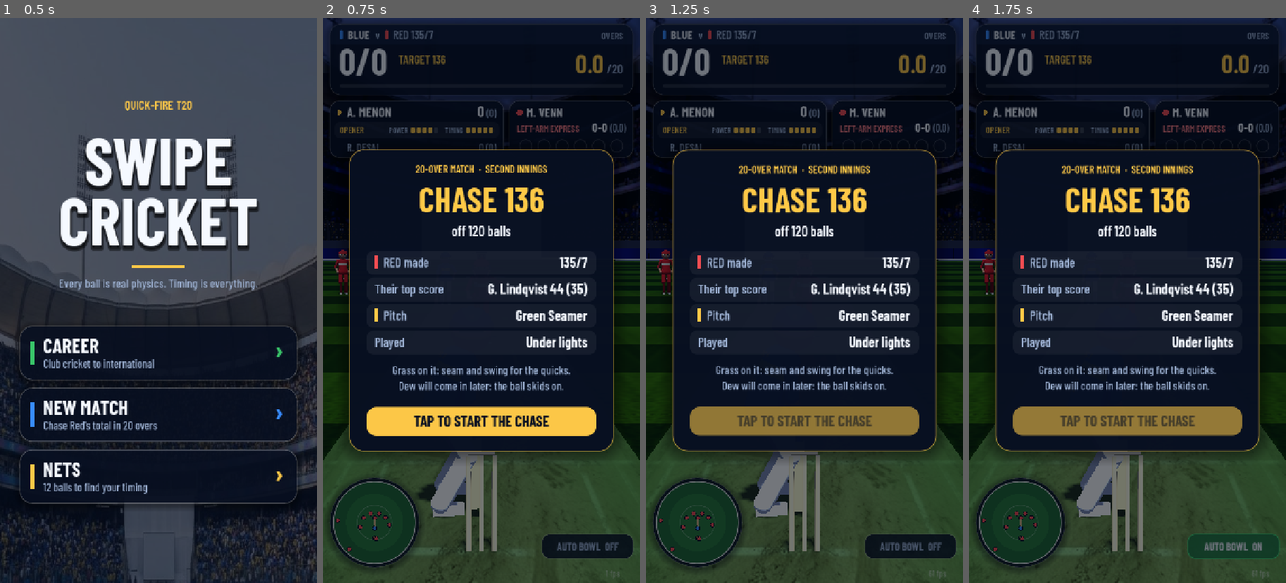
Above: before the commit, frames 1-4 (left to right).
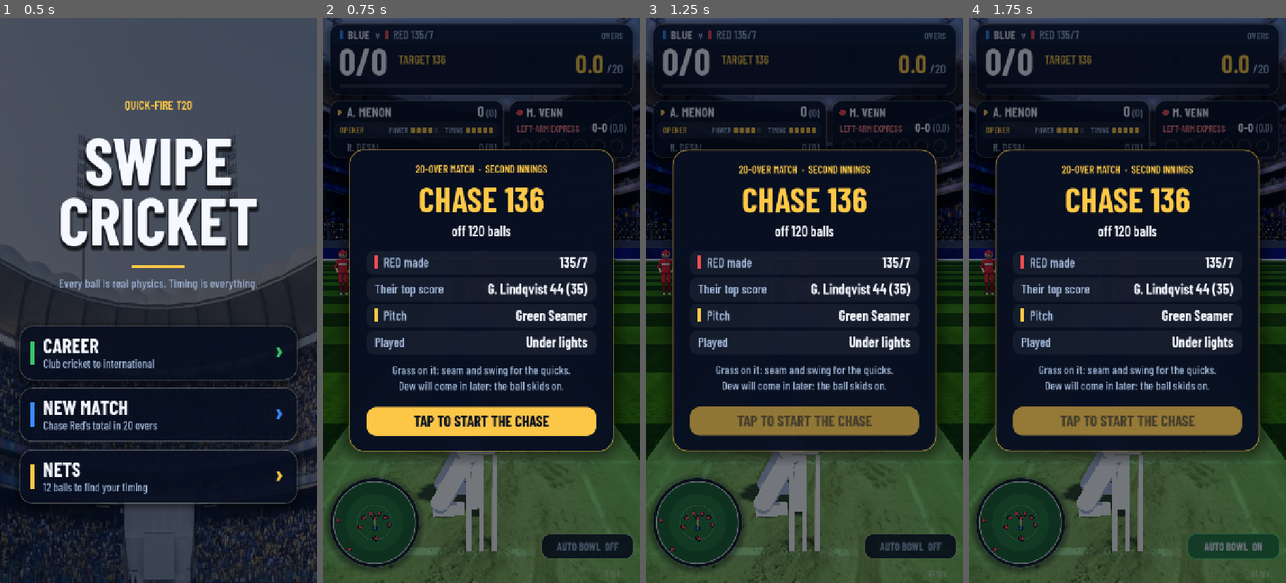
Above: after the commit, the same moments.

Repository: sharuque-dotcom/swipe-cricket
Game: Godot game, scene res://game/menu.tscn
Two runs of this game, one before a commit and one after it. Both use one fixed random seed, a clock stepped at 60 frames per second and the inputs below.
Inputs:
- Up to frame 1 (0.5 s): no input
- Up to frame 2 (0.75 s): click "NEW MATCH" at 0.5 s
- Up to frame 3 (1.25 s): no input
- Up to frame 4 (1.75 s): click "AUTO BOWL OFF" at 1.25 s

Frame 1 is identical in both runs. In frame 2, 1.4% of the frame differs, in the area x 0-100%, y 0-95%; in frame 3, 1.4%; in frame 4, 1.4%.

Commit message:
White ball and black sight screen in matches; brighter night
- Matches use a white ball with a slight glow and a black sight screen, so the
  ball stands out by day and under lights; the nets keep the red ball
- Night lighting lifted: brighter ambient and floodlights, stands and far
  stand less dark

Co-Authored-By: Claude Opus 5.5 <noreply@anthropic.com>
Claude-Session: https://claude.ai/code/session_01WnQ5C6G6NnRxoX98Dirqit

Diff:
--- a/game/match_game.gd
+++ b/game/match_game.gd
@@ -115,6 +115,7 @@
 	phase = Phase.INTRO
 	hit_view_cap = 6.0
 	stadium.set_conditions(match_state.pitch, match_state.night)
+	set_ball_colour(true)
 	_field_over = -1
 	_scenes.clear()
 	_scene = {}
--- a/game/nets.gd
+++ b/game/nets.gd
@@ -121,7 +121,7 @@
 	sm.radial_segments = 16
 	sm.rings = 8
 	ball_node.mesh = sm
-	ball_node.material_override = Figure.mat(Color(0.78, 0.06, 0.08), 0.3)
+	set_ball_colour(false)
 	ball_node.visible = false
 	add_child(ball_node)
 	blob = _disc(0.09, Color(0, 0, 0, 0.38))
@@ -159,6 +159,18 @@
 	swipe.swipe_started.connect(_on_swipe_started)
 	swipe.swipe_moved.connect(hud.trail_points)
 	_new_session()
+
+## A match is played with a white ball (and a black sight screen); the nets with a red one.
+func set_ball_colour(white: bool) -> void:
+	var m := Figure.mat(Color(0.97, 0.97, 0.94) if white else Color(0.78, 0.06, 0.08), 0.3)
+	if white:
+		# A touch of glow so it reads against the crowd and the pitch, day or night.
+		m.emission_enabled = true
+		m.emission = Color(1, 1, 1)
+		m.emission_energy_multiplier = 0.35
+	ball_node.material_override = m
+	if stadium != null:
+		stadium.set_white_ball(white)
 
 func _disc(radius: float, c: Color, hole: float = 0.0) -> MeshInstance3D:
 	var mi := MeshInstance3D.new()
--- a/world/stadium.gd
+++ b/world/stadium.gd
@@ -10,6 +10,7 @@
 var _pitch_mat: ShaderMaterial
 var _backdrop_mat: ShaderMaterial
 var _lights: Array[Node3D] = []
+var sight_screen: MeshInstance3D
 
 func build() -> void:
 	_sky()
@@ -167,8 +168,8 @@
 	_band(93.0, 29.0, 104.0, 27.5, _flat(Color(0.34, 0.38, 0.46)))
 	_band(99.0, 0.0, 99.0, 28.0, _flat(Color(0.22, 0.25, 0.33)))
 	_backdrop()
-	# Sight screen behind the bowler.
-	_box(Vector3(14, 7, 0.4), Vector3(0, 3.5, Pitch.FIELD_CENTRE.z - 67.5), Color(0.95, 0.95, 0.95), 1.0)
+	# Sight screen behind the bowler: white for a red ball, black for a white one.
+	sight_screen = _box(Vector3(14, 7, 0.4), Vector3(0, 3.5, Pitch.FIELD_CENTRE.z - 67.5), Color(0.95, 0.95, 0.95), 1.0)
 
 ## Size and place of the stadium photo: a card standing just behind the far boards.
 ## Sized for the batting camera: it fills the view with roof, floodlights and two packed
@@ -205,15 +206,15 @@
 		_sky_mat.sky_top_color = Color(0.015, 0.025, 0.07)
 		_sky_mat.sky_horizon_color = Color(0.10, 0.12, 0.20)
 		_sky_mat.ground_horizon_color = Color(0.10, 0.12, 0.16)
-		_env.ambient_light_color = Color(0.52, 0.58, 0.78)
-		_env.ambient_light_energy = 0.5
+		_env.ambient_light_color = Color(0.62, 0.68, 0.85)
+		_env.ambient_light_energy = 0.75
 		_env.fog_light_color = Color(0.10, 0.12, 0.18)
 		_sun.rotation_degrees = Vector3(-72.0, 14.0, 0.0)
 		_sun.light_color = Color(0.94, 0.97, 1.0)
-		_sun.light_energy = 0.95
-		_backdrop_mat.set_shader_parameter("tint", Color(0.30, 0.33, 0.46))
-		crowd_material.set_shader_parameter("lit", 0.42)
-		_env.tonemap_exposure = 1.12
+		_sun.light_energy = 1.05
+		_backdrop_mat.set_shader_parameter("tint", Color(0.48, 0.52, 0.66))
+		crowd_material.set_shader_parameter("lit", 0.62)
+		_env.tonemap_exposure = 1.18
 	else:
 		_sky_mat.sky_top_color = Color(0.42, 0.62, 0.90)
 		_sky_mat.sky_horizon_color = Color(0.82, 0.87, 0.91)
@@ -280,3 +281,8 @@
 		head.cast_shadow = GeometryInstance3D.SHADOW_CASTING_SETTING_OFF
 		root.visible = false
 		_lights.append(root)
+
+
+## White-ball cricket (a match) has a black sight screen; the red ball (nets) a white one.
+func set_white_ball(white: bool) -> void:
+	sight_screen.material_override = Figure.mat(Color(0.06, 0.07, 0.10) if white else Color(0.95, 0.95, 0.95), 1.0)
